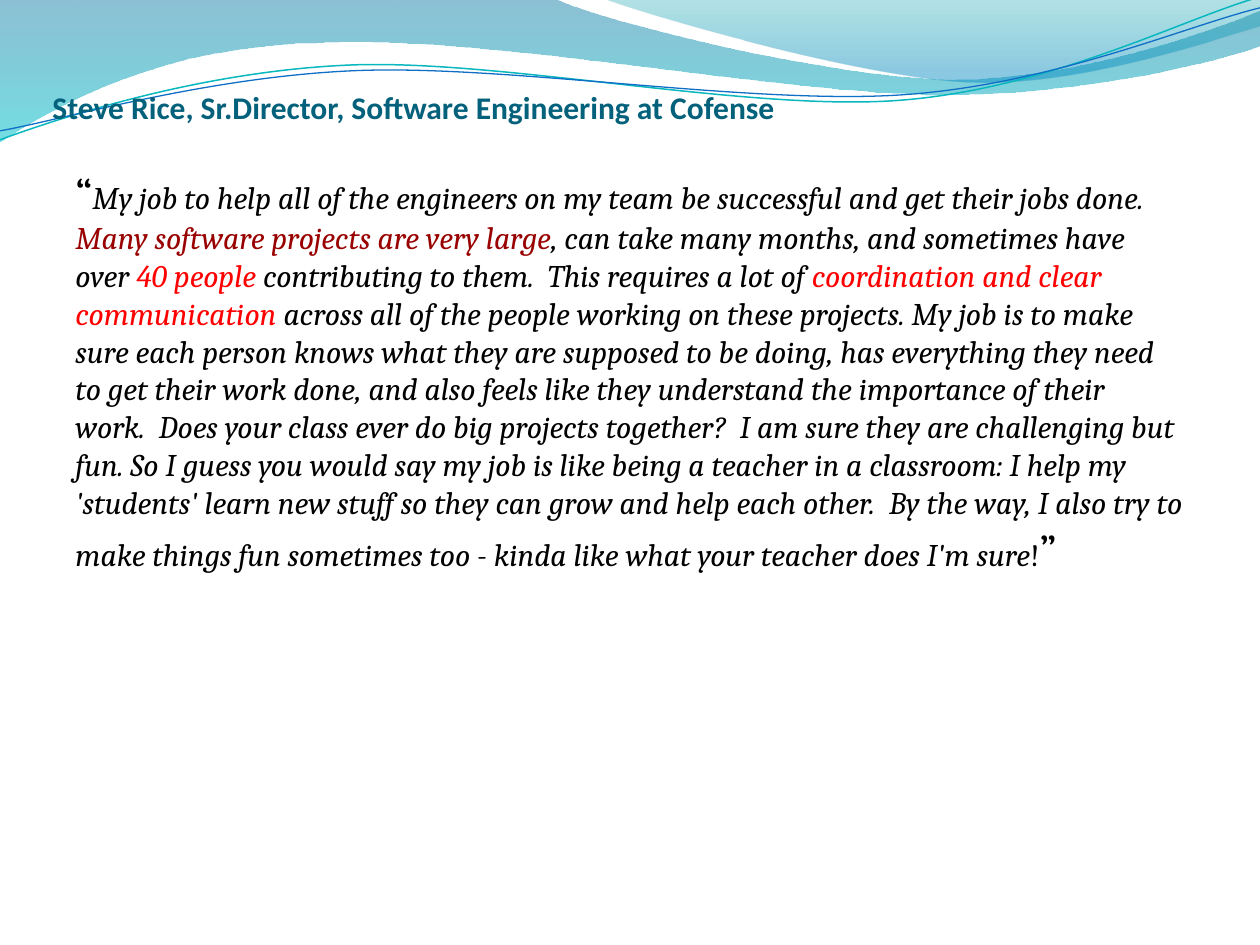
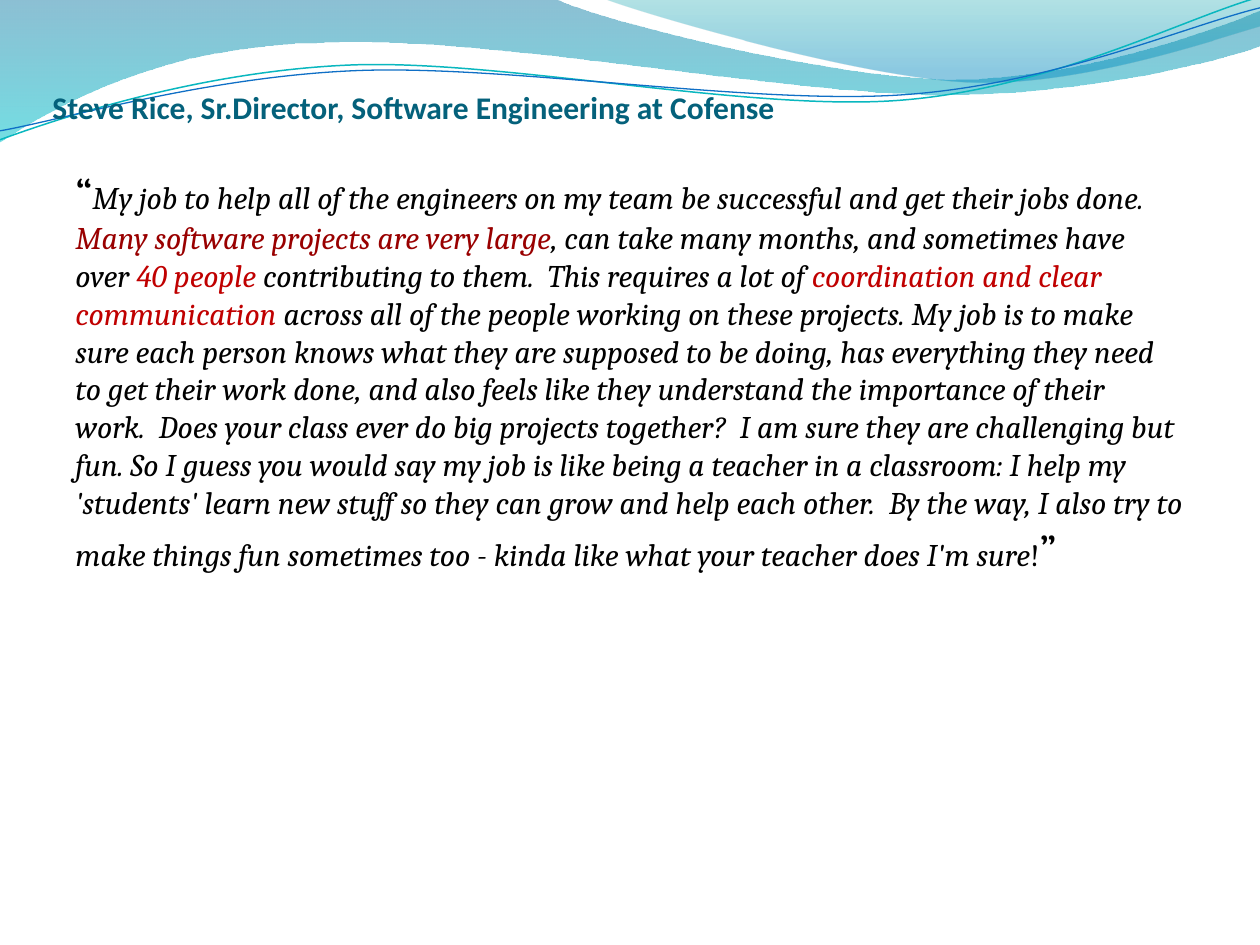
Before and after one commit to rkavitha/PresentationOnITIndustry, a slide deck: slide 9 of IT Industry.pptx. Drawn at 1260x945 pixels with LibreOffice and Linux fonts; fonts in the diff are those of the drawing; background and template pictures are left out. Boxes give left, top, right and bottom in pixels: in the first picture for what was removed or moved away, otherwise in the second. Text is boxed around its words. In the diff, an @@ line names an element or a change of style, - is before the commit and + after.

```diff
--- a/IT Industry.pptx
+++ b/IT Industry.pptx
@@ text "“My job to help all ..." at (75, 187, 1183, 573): text colour #FF0000 to #C00000 in "40 people coordination and clear communication" @@
```
Also in this commit, not shown: 11 other slides changed.
